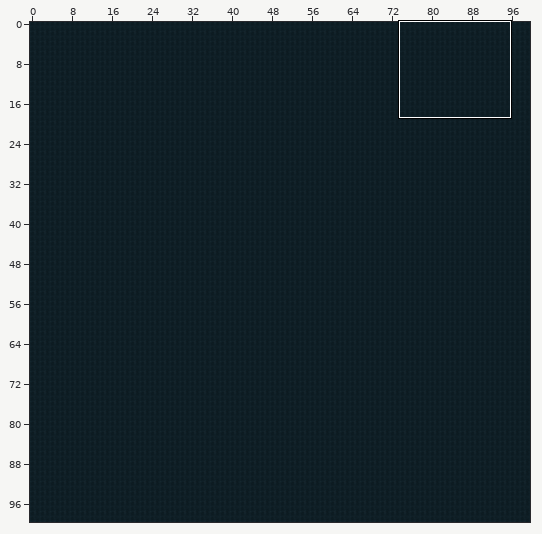
Two states of a Tiled map (JSON), LostAndDivine.ClientMonoGame/Content/Sectors/9_10.tmj. Above: a wide view before the commit, with the close-up outlined.
Close-up. Earlier state:
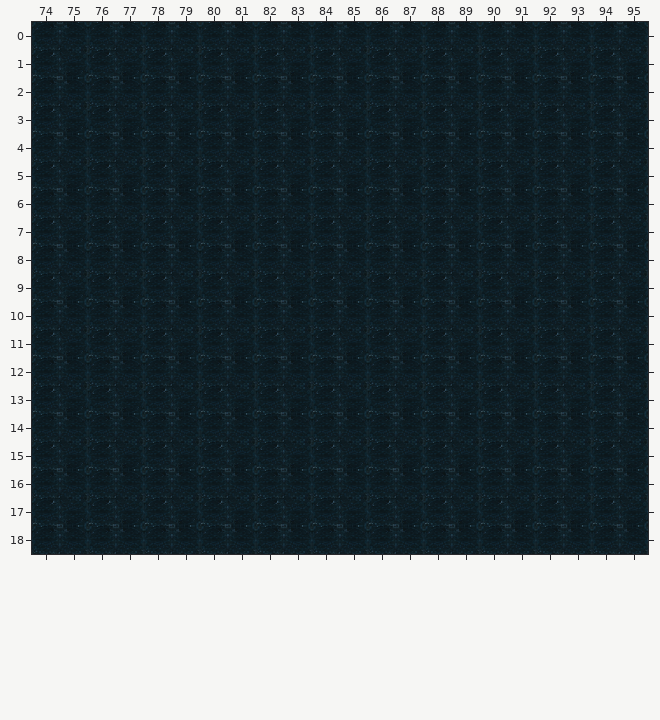
Cells are 64x64 px. Shown: x 74..95, y 0..18. The commit also changed other parts of the map, which this record leaves out.
And afterwards:
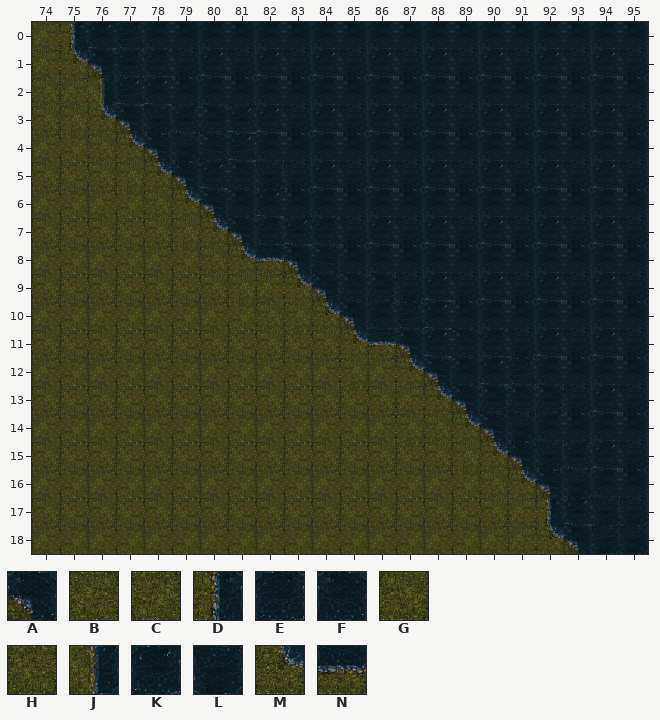
Key: from "World-Tilemap": A 11, B 91, C 92, D 98, E 99, F 100, G 121, H 122, J 128, K 129, L 130, M 158, N 160.
_ is an empty cell.
The exact change:
Layer "Слой тайлов 1":
y 0: x 74..77 EFEF -> BDKE
y 1: x 74..78 KLKLK -> BMAEE
y 2: x 74..78 EFEFE -> GBJKK
y 3: x 74..81 KLKLKLKL -> GGMALEFK
y 4: x 74..81 EFEFEFEF -> BCGMALFK
y 5: x 74..79 KLKLKL -> GHGGMA; x 81..82 LK -> FL
y 6: x 74..80 EFEFEFE -> BCBCGMA; x 82 E -> K
y 7: x 74..84 KLKLKLKLKLK -> GHGHGGMAEKE
y 8: x 74..84 EFEFEFEFEFE -> BCBCBCGMNAF
y 9: x 74..86 KLKLKLKLKLKLK -> GHGHGHGGBMAFF
y 10: x 74..85 EFEFEFEFEFEF -> BCBCBCBCGGMA; x 87..88 FE -> EK
y 11: x 74..87 KLKLKLKLKLKLKL -> GHGHGHGHGHGMNA; x 89..90 LK -> FE
y 12: x 74..88 EFEFEFEFEFEFEFE -> BCBCBCBCBCBGBMA; x 90..91 EF -> KE
y 13: x 74..92 KLKLKLKLKLKLKLKLKLK -> GHGHGHGHGHGHGBMAFFF
y 14: x 74..91 EFEFEFEFEFEFEFEFEF -> BCBCBCBCBCBCBGGMAL
y 15: x 74..93 KLKLKLKLKLKLKLKLKLKL -> GHGHGHGHGHGHGHGGMALE
y 16: x 74..93 EFEFEFEFEFEFEFEFEFEF -> BCBCBCBCBCBCBCBCGMAL
y 17: x 74..94 KLKLKLKLKLKLKLKLKLKLK -> GHGHGHGHGHGHGHGHGBDKL
y 18: x 74..95 EFEFEFEFEFEFEFEFEFEFEF -> BCBCBCBCBCBCBCBCBBMALL
Where, in picture pixels (left, top, right, bottom), the same in both close-ups:
changed: (32, 22, 648, 554)
